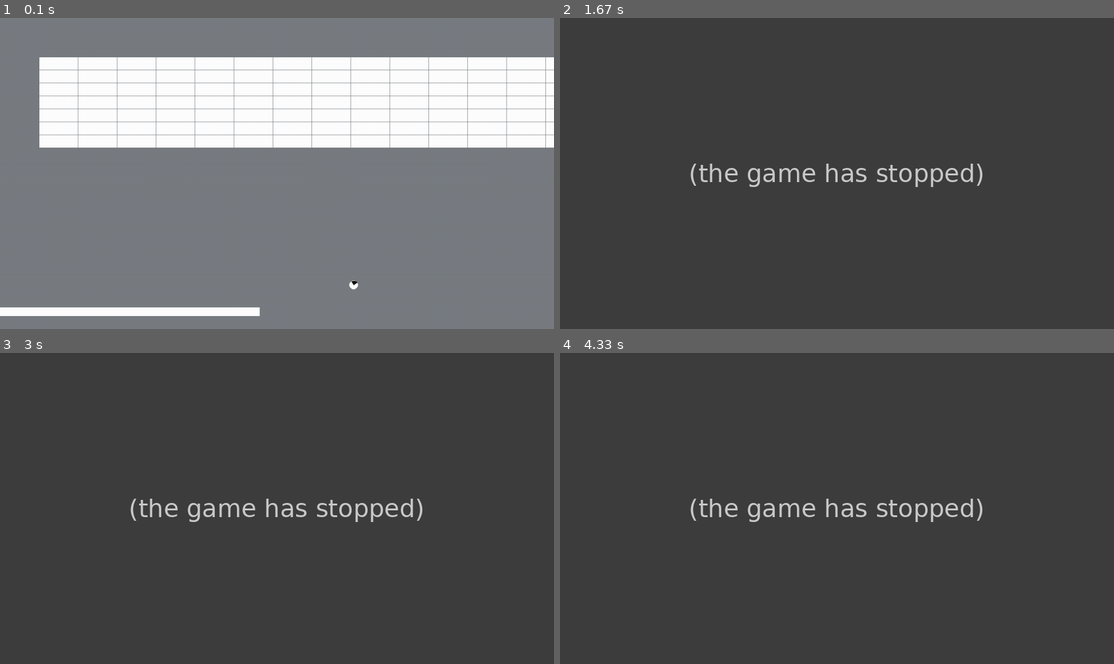
Above: before the commit, frames 1-4 (two rows, left to right).
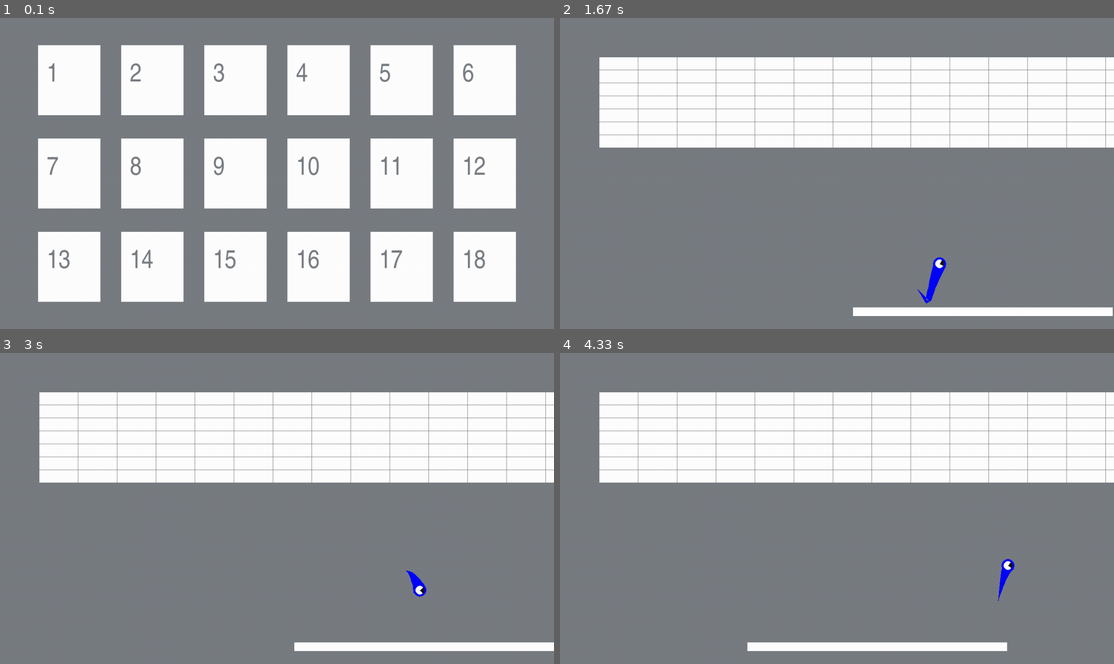
Above: after the commit, the same moments.

Repository: Alauan/Pygame
Game: pygame game, started from Breakout/main.py
The game is run twice, just before and just after one commit, with the same random seed, the same clock (stepped at 60 frames per second) and the same inputs.
Inputs (mouse positions are in pixels of both pictures, inside the frame that each line leads up to):
- Up to frame 1 (0.1 s): no input
- Up to frame 2 (1.67 s): press the mouse at (1041, 80) at 0.37 s; move the mouse to (931, 83) at 0.47 s; release the mouse at (814, 89) at 0.6 s; tap Esc at 0.67 s; press the mouse at (626, 80) at 1.03 s; move the mouse to (726, 98) at 1.13 s; release the mouse at (820, 120) at 1.27 s; press the mouse at (626, 80) at 1.37 s; move the mouse to (803, 111) at 1.47 s; release the mouse at (981, 145) at 1.6 s
- Up to frame 3 (3 s): press the mouse at (66, 415) at 1.7 s; move the mouse to (83, 477) at 1.8 s; release the mouse at (94, 539) at 1.93 s; click (470, 570) at 2.05 s; press the mouse at (470, 570) at 2.37 s; move the mouse to (293, 530) at 2.47 s; release the mouse at (116, 489) at 2.6 s; press the mouse at (470, 570) at 2.7 s; move the mouse to (448, 555) at 2.8 s; release the mouse at (426, 542) at 2.93 s
- Up to frame 4 (4.33 s): press the mouse at (1030, 570) at 3.03 s; move the mouse to (848, 548) at 3.13 s; release the mouse at (665, 527) at 3.27 s; press the mouse at (1030, 570) at 3.37 s; move the mouse to (864, 496) at 3.47 s; release the mouse at (704, 427) at 3.6 s; press the mouse at (1030, 570) at 3.7 s; move the mouse to (1014, 552) at 3.8 s; release the mouse at (997, 533) at 3.93 s; press the mouse at (1030, 570) at 4.03 s; move the mouse to (953, 514) at 4.13 s; release the mouse at (875, 458) at 4.27 s

The runs differ from the first frame. In frame 1, 46% of the frame differs, in the area x 0-100%, y 8-96%; in frame 2, 100%; in frame 3, 100%, in the area x 0-100%, y 0-100%; in frame 4, 100%.
Before the commit the program exited at 0.67 s; later frames show no game.

Commit message:
breakout -> added primitive menu

Diff:
--- a/Breakout/main.py
+++ b/Breakout/main.py
@@ -22,6 +22,8 @@
     TILEHEIGHT = 30
     SCREENWIDTH = screen.get_width()
     SCREENHEIGHT = screen.get_height()
+    SCREENWIDTH_20 = SCREENWIDTH // 20
+    SCREENHEIGHT_20 = SCREENHEIGHT // 20
 
     RIGHT = 1
     LEFT = 2
@@ -33,6 +35,9 @@
     BLUE = pg.Color((70, 70, 240))
     BLACK = pg.Color((20, 20, 20))
     RED = pg.Color((255, 50, 50))
+    DARKGREY = pg.Color((60, 65, 70))
+
+    font1 = pg.font.SysFont('Agency FB', 60)
 
 
 def image_to_map(image_name):
@@ -274,8 +279,7 @@
         else:
             self.vel_y *= -1
 
-    def update_tail(self):
-        self.overhang = 2
+    def update_tail(self, just_last_segment=False):
         self.tail.append((atan2(self.vel_y, self.vel_x), self.pos))
         self.tail_points = []
         for index, info in enumerate(self.tail):
@@ -320,17 +324,100 @@
         # ball
         pg.draw.circle(self._surface, self._color, self.pos, self._radius)
         pg.draw.arc(self._surface, Const.BLACK, (self.pos[0] - self._radius, self.pos[1] - self._radius,
-                                               self._radius * 2, self._radius * 2), self.rotation,
+                                                 self._radius * 2, self._radius * 2), self.rotation,
                     self.rotation + pi / 2, self._radius)
 
 
 class Main:
-    @staticmethod
-    def level():
+    def __init__(self):
+        self.mouse_pos = (0, 0)
+        self.mouse_bt = 0
+
+    def input_manager(self):
+        running = True
+        for event in pg.event.get():
+            if event.type == pg.QUIT or (event.type == pg.KEYDOWN and event.key == pg.K_ESCAPE):
+                pg.mouse.set_visible(True)
+                running = False
+            if event.type == pg.MOUSEMOTION:
+                self.mouse_pos = event.pos
+            if event.type == pg.MOUSEBUTTONDOWN:
+                if event.button != 2:
+                    self.mouse_bt = event.button
+            if event.type == pg.MOUSEBUTTONUP:
+                self.mouse_bt = 0
+        return running
+
+    def menu(self):
+        self.mouse_pos = (0, 0)
+        divs_surf = pg.Surface((18 * Const.SCREENWIDTH_20, 18 * Const.SCREENHEIGHT_20))
+        divs_surf_pos = (Const.SCREENWIDTH_20, Const.SCREENHEIGHT_20)
+        divs_surf.fill((0, 1, 2))
+        divs_surf.set_colorkey((0, 1, 2))
+
+        def create_divs(divs_grid, width, height):
+            divs_dim = (width//divs_grid[0], height//divs_grid[1])
+            divs_rects = []
+
+            for div_y in range(divs_grid[1]):
+                for div_x in range(divs_grid[0]):
+                    divs_rects.append(pg.Rect(div_x * divs_dim[0] + divs_dim[0]/8, div_y * divs_dim[1] + divs_dim[1]/8,
+                                              6 * divs_dim[0]/8, 6 * divs_dim[1]/8))
+            return divs_rects
+
+        level_rects = create_divs((6, 3), divs_surf.get_width(), divs_surf.get_height())
+        original_rects = create_divs((6, 3), divs_surf.get_width(), divs_surf.get_height())
+        numbers_surfs = []
+        for i in range(len(level_rects)):
+            numbers_surfs.append(Const.font1.render(str(i + 1), True, Const.GREY))
+        destaque = []
+
+        while True:
+            screen.fill(Const.GREY)
+            divs_surf.fill((0, 1, 2))
+            self.mouse_bt = 0
+
+            if not self.input_manager():
+                pg.quit()
+                sys.exit()
+
+            for index, rect in enumerate(original_rects):
+                if rect.collidepoint((self.mouse_pos[0] - divs_surf_pos[0], self.mouse_pos[1] - divs_surf_pos[1])):
+                    if index not in destaque:
+                        destaque.append(index)
+                    if self.mouse_bt:
+                        self.level1()
+                elif index in destaque:
+                    destaque.remove(index)
+
+            for index, rect in enumerate(level_rects):
+                if index in destaque:
+                    step_x = (original_rects[index].x - 20 - rect.x) * 0.3
+                    step_y = (original_rects[index].y - 20 - rect.y) * 0.3
+                else:
+                    step_x = (original_rects[index].x - rect.x) * 0.3
+                    step_y = (original_rects[index].y - rect.y) * 0.3
+
+                if not 0 < step_x < 1 and not 0 < step_y < 1:
+                    rect.x += step_x
+                    rect.y += step_y
+                else:
+                    rect.x = original_rects[index].x
+                    rect.y = original_rects[index].y
+
+            for rect in original_rects:
+                pg.draw.rect(divs_surf, Const.DARKGREY, rect)
+            for index, rect in enumerate(level_rects):
+                pg.draw.rect(divs_surf, Const.WHITE, rect)
+                divs_surf.blit(numbers_surfs[index], (rect.x + 20, rect.y + 40))
+            screen.blit(divs_surf, divs_surf_pos)
+            Clock.tick(60)
+            pg.display.update()
+
+    def level1(self):
         plat = Plataforma(600, screen, Const.WHITE)
         balls = [Bola(10, screen, (800, 600))]
-        mouse_pos = (0, 0)
-        mouse_bt = 0
+
         plat_modes = {0: {'color': Const.WHITE, 'spin': 0.4, 'move': 0.4},
                       1: {'color': Const.BLUE, 'spin': 0.6, 'move': 0.2},
                       3: {'color': Const.BLACK, 'spin': 0.2, 'move': 0.6}}
@@ -347,25 +434,17 @@
                 else:
                     tiles[y].append(None)
 
-        while True:
+        running = True
+        while running:
             screen.fill(Const.GREY)
-            for event in pg.event.get():
-                if event.type == pg.QUIT or (event.type == pg.KEYDOWN and event.key == pg.K_ESCAPE):
-                    pg.quit()
-                    sys.exit()
-                if event.type == pg.MOUSEMOTION:
-                    mouse_pos = event.pos
-                if event.type == pg.MOUSEBUTTONDOWN:
-                    if event.button != 2:
-                        mouse_bt = event.button
-                if event.type == pg.MOUSEBUTTONUP:
-                    mouse_bt = 0
+
+            running = self.input_manager()
 
             for index, ball in sorted(enumerate(balls), reverse=True):
                 # platform collide
                 side = ball.colliderect(plat.rect)
                 if side:
-                    ball.spin_hit(side, plat_modes[mouse_bt]['spin'], plat_modes[mouse_bt]['move'], plat.velocity, 1.2)
+                    ball.spin_hit(side, plat_modes[self.mouse_bt]['spin'], plat_modes[self.mouse_bt]['move'], plat.velocity, 1.2)
                 # surface border collide
                 side = ball.collidesurf()
                 if side == Const.BOTTOM:
@@ -383,8 +462,8 @@
                         ball.spin_hit(side)
                     tiles[y][x] = None
 
-            plat.color = plat_modes[mouse_bt]['color']
-            plat.move_to(mouse_pos[0] - plat.width / 2)
+            plat.color = plat_modes[self.mouse_bt]['color']
+            plat.move_to(self.mouse_pos[0] - plat.width / 2)
             plat.draw()
 
             for ball in balls:
@@ -400,5 +479,6 @@
             Clock.tick(60)
 
 
+game = Main()
 if __name__ == '__main__':
-    Main.level()
+    game.menu()
